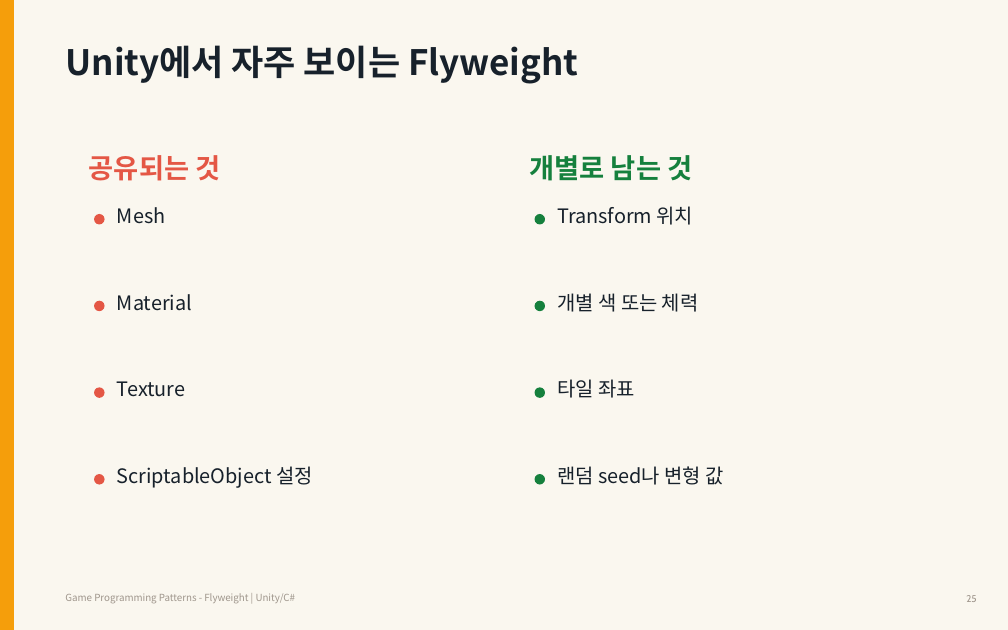
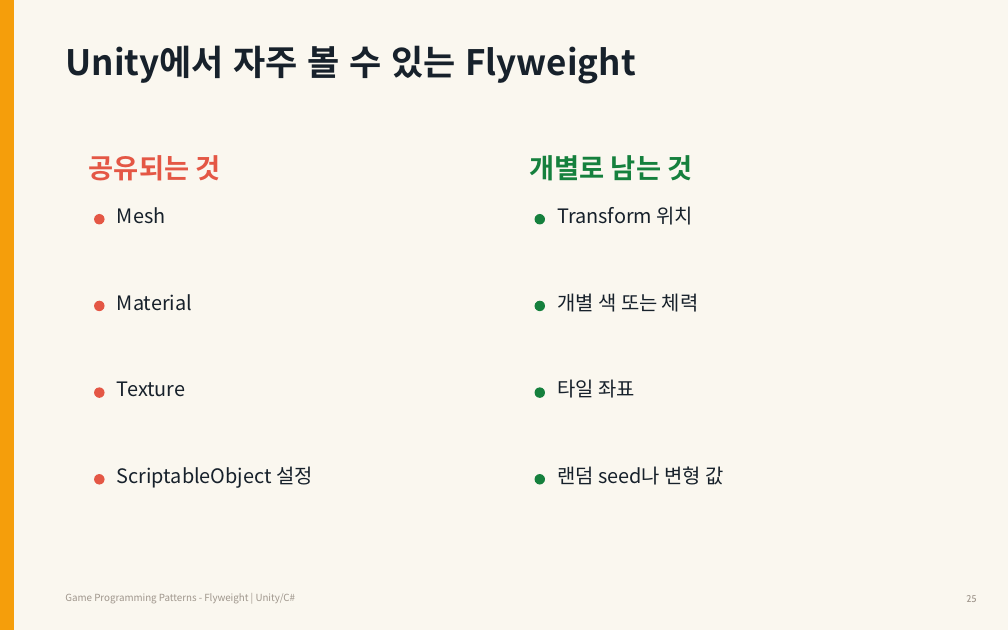
Before and after one commit to Meerkat-GMD/unity-programming-pattern, a slide deck: slide 25 of 03차시_Flyweight/강의자료/유니티 프로그래밍 패턴 3차시 - Flyweight.pptx. Drawn at 1008x630 pixels with LibreOffice and Linux fonts; fonts in the diff are those of the drawing. Boxes give left, top, right and bottom in pixels: in the first picture for what was removed or moved away, otherwise in the second. Text is boxed around its words. In the diff, an @@ line names an element or a change of style, - is before the commit and + after.

```diff
--- a/03차시_Flyweight/강의자료/유니티 프로그래밍 패턴 3차시 - Flyweight.pptx
+++ b/03차시_Flyweight/강의자료/유니티 프로그래밍 패턴 3차시 - Flyweight.pptx
@@ text at [65,45,636,84]: text changed @@
-Unity에서 자주 보이는 Flyweight
+Unity에서 자주 볼 수 있는 Flyweight
```
Also in this commit, not shown: 13 other slides changed.
